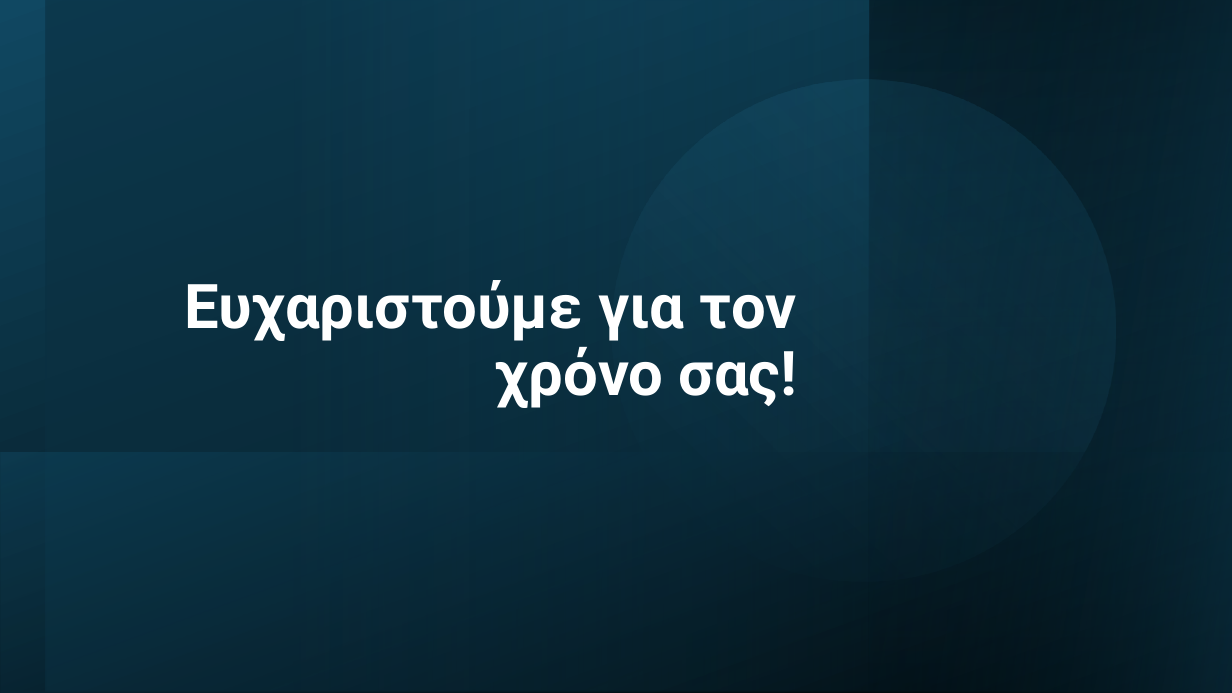
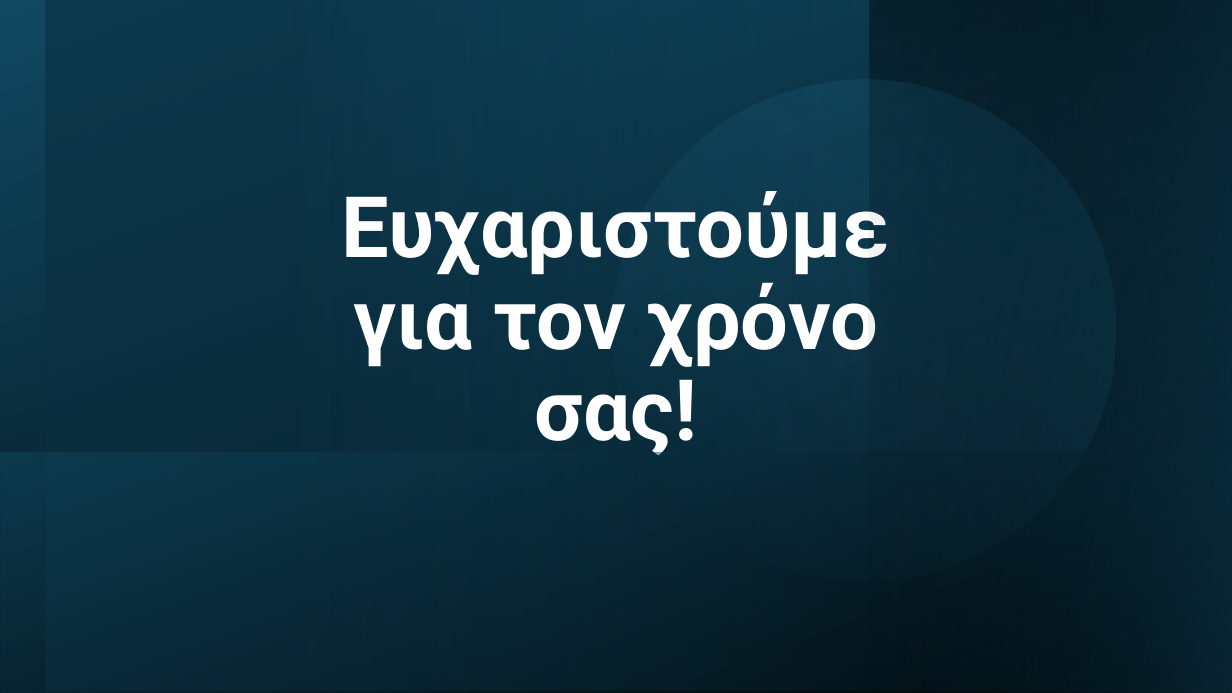
Before and after one commit to AlexandrosChal/Event-driven-network-simulation-in-Python-and-SimPy, a slide deck: slide 38 of Παρουσίαση.pptx (slide 31 before the commit). Drawn at 1232x693 pixels with LibreOffice and Linux fonts; fonts in the diff are those of the drawing. Boxes give left, top, right and bottom in pixels: in the first picture for what was removed or moved away, otherwise in the second. Text is boxed around its words. In the diff, an @@ line names an element or a change of style, - is before the commit and + after.

```diff
--- a/Παρουσίαση.pptx
+++ b/Παρουσίαση.pptx
@@ title "Ευχαριστούμε για τον χρόνο σας!": place and size @@
-title "Ευχαριστούμε για τον χρόνο σας!" at (184, 280, 797, 408)
+title "Ευχαριστούμε για τον χρόνο σας!" at (342, 191, 890, 455)
@@ title "Ευχαριστούμε για τον χρόνο σας!" at (342, 191, 890, 455): size 48 to 66 pt; alignment right to centre @@
```
Also in this commit, not shown: 7 slides added, 3 other files.
